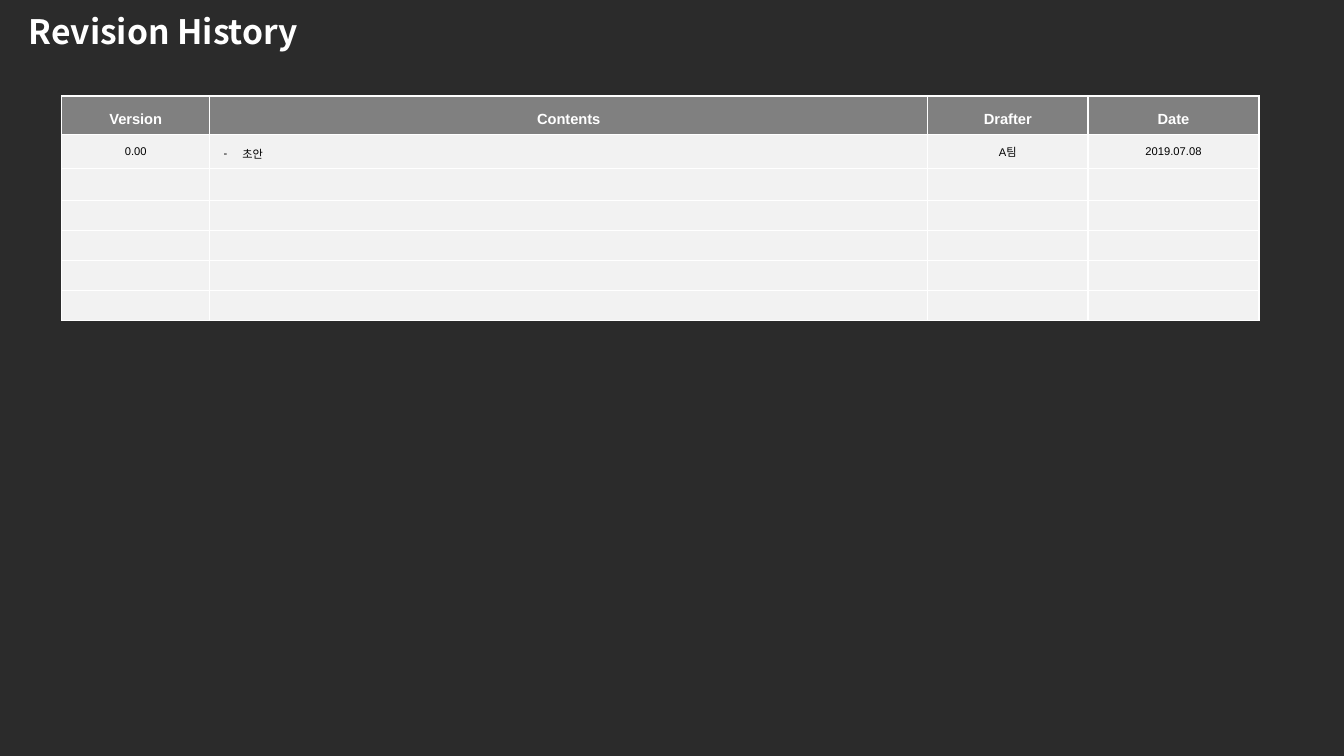
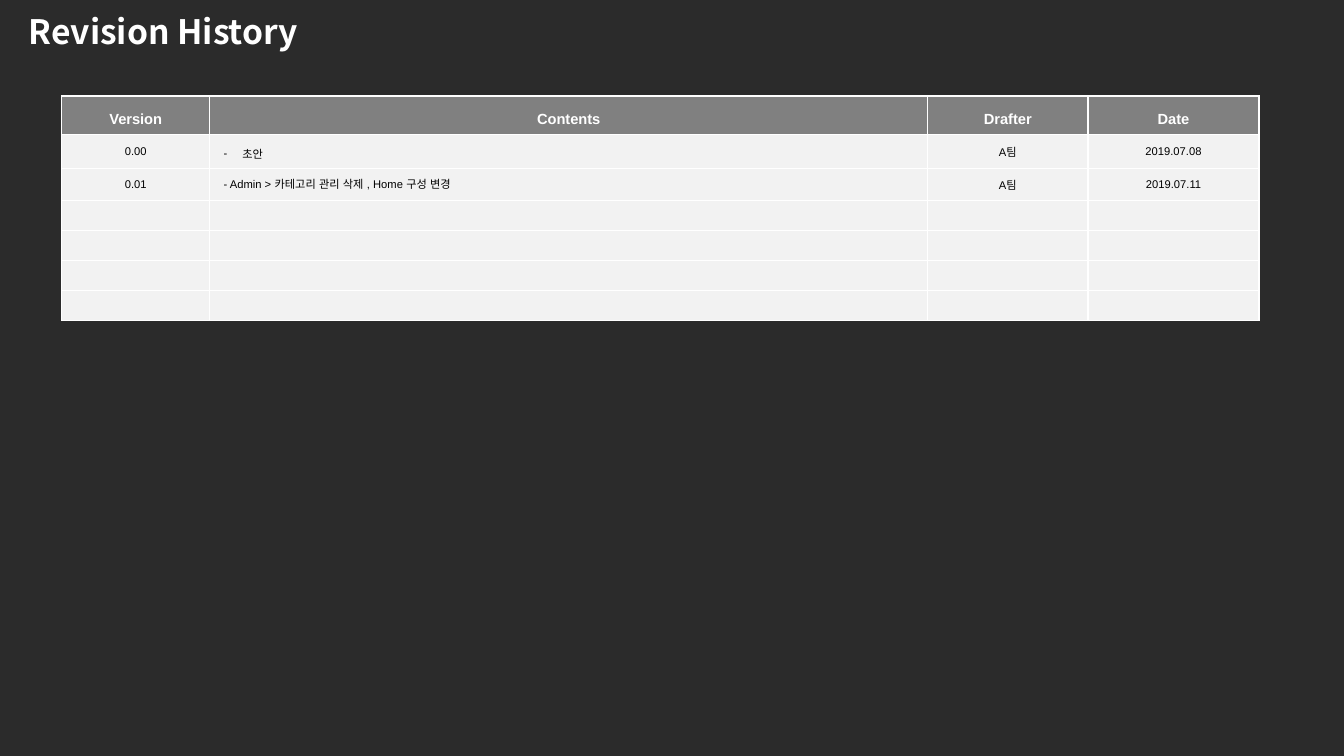
Before and after one commit to ictprojectteam/Project01, a slide deck: slide 2 of ICT레시피.pptx. Drawn at 1344x756 pixels with LibreOffice and Linux fonts; fonts in the diff are those of the drawing; background and template pictures are left out; a plain dark background stands for a picture behind light text. Boxes give left, top, right and bottom in pixels: in the first picture for what was removed or moved away, otherwise in the second. Text is boxed around its words. In the diff, an @@ line names an element or a change of style, - is before the commit and + after.

```diff
--- a/ICT레시피.pptx
+++ b/ICT레시피.pptx
@@ table at (62,96,1259,311) @@
+row 3: 0.01 | - Admin > 카테고리 관리 삭제 , Home 구성 변경 | A팀 | 2019.07.11
-row 7:  |  |  | 
```
Also in this commit, not shown: 24 other slides changed, 1 slide added, 7 other files.
